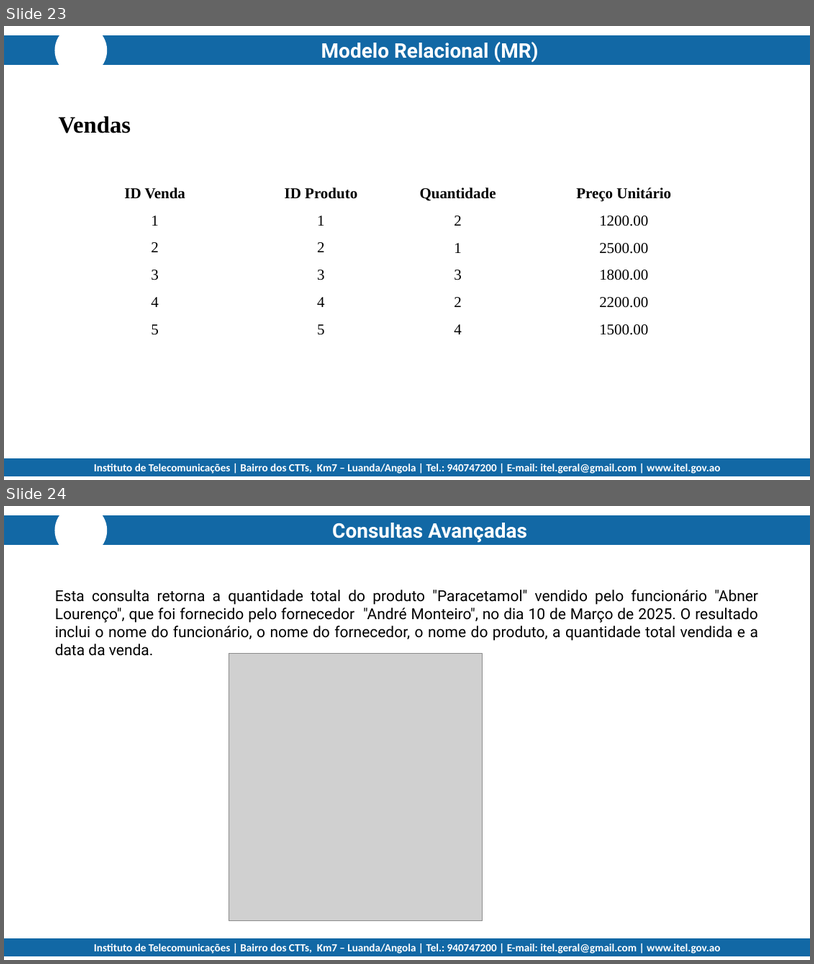
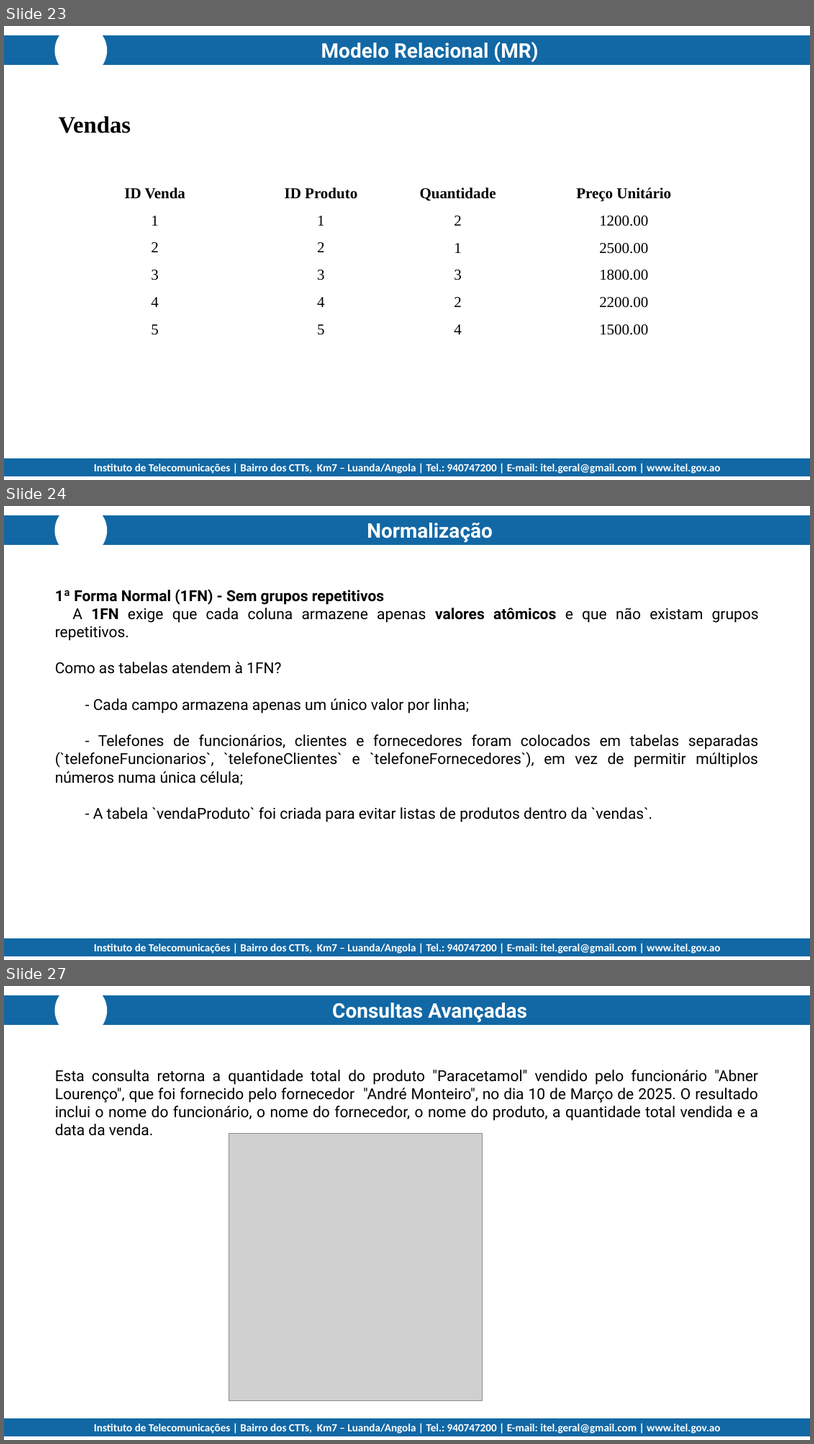
Before and after one commit to jedin01/tumbadas, a slide deck: projeto_coletivo/M_5_Fase3.pptx. Shown one above the other, each under a label of ours: slides 23 and 24 before the commit, slides 23, 24 and 27 after it; the slides between them are not shown. The pictures are 814x964 and 814x1444 pixels, drawn with LibreOffice and Linux fonts; fonts in the diff are those of the drawing; grey boxes stand for pictures; background and template pictures are left out. Boxes give left, top, right and bottom in pixels: in the first picture for what was removed or moved away, otherwise in the second. Text is boxed around its words. In the diff, an @@ line names an element or a change of style, - is before the commit and + after.

```diff
--- a/projeto_coletivo/M_5_Fase3.pptx
+++ b/projeto_coletivo/M_5_Fase3.pptx
@@ slide 24 added at [4,506,810,960], background #FFFFFF; not listed: 4 template elements that a slide beside it also shows @@
@@ text added at [367,523,493,543], 24 pt, text #FFFFFF, bold @@
+Normalização
@@ text added at [55,589,759,822], 18 pt, text #000000 @@
+1ª Forma Normal (1FN) - Sem grupos repetitivos
+A 1FN exige que cada coluna armazene apenas valores atômicos e que não existam grupos repetitivos.
+Como as tabelas atendem à 1FN?
+- Cada campo armazena apenas um único valor por linha;
+- Telefones de funcionários, clientes e fornecedores foram colocados em tabelas separadas (`telefoneFuncionarios`, `telefoneClientes` e `telefoneFornecedores`), em vez de permitir múltiplos números numa única célula;
+- A tabela `vendaProduto` foi criada para evitar listas de produtos dentro da `vendas`.
@@ what was slide 24 is now slide 27 @@
```
Also in this commit, not shown: 2 other slides added, 1 other file.
